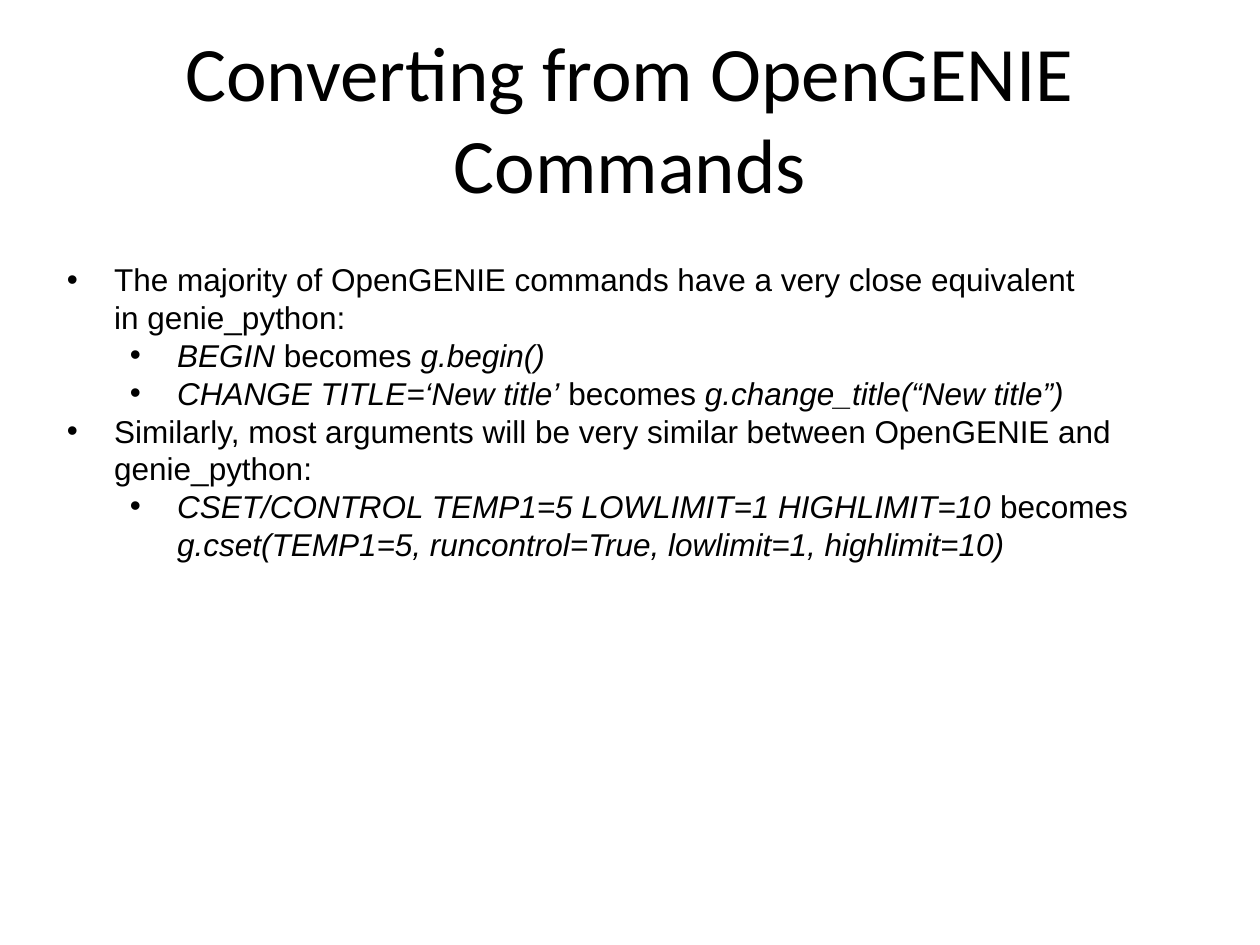
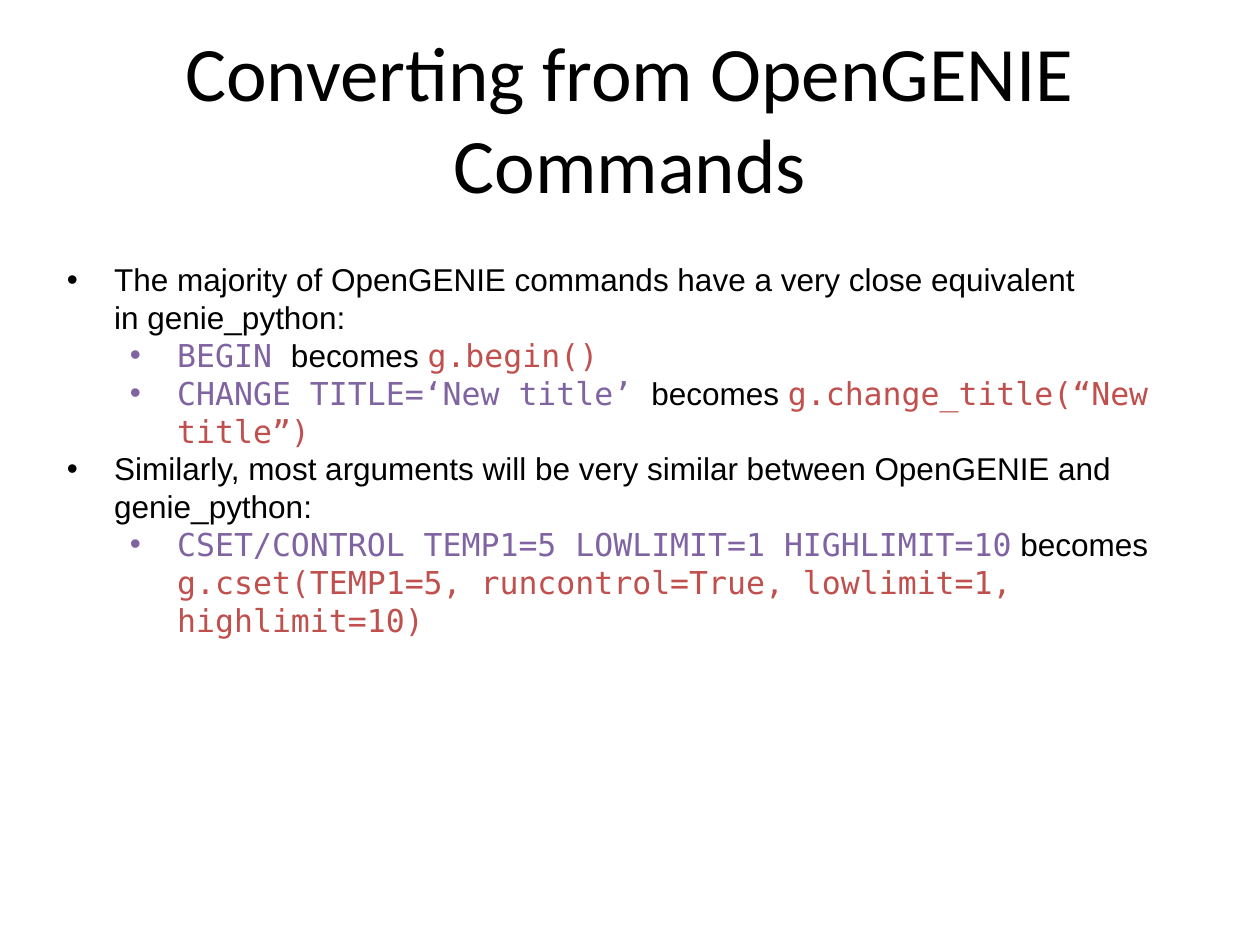
Before and after one commit to ISISComputingGroup/ibex_user_manual, a slide deck: slide 28 of genie_python_and_ibex/genie_python_and_ibex.pptx (slide 29 before the commit). Drawn at 1260x945 pixels with LibreOffice and Linux fonts; fonts in the diff are those of the drawing; background and template pictures are left out. Boxes give left, top, right and bottom in pixels: in the first picture for what was removed or moved away, otherwise in the second. Text is boxed around its words. In the diff, an @@ line names an element or a change of style, - is before the commit and + after.

Commit message:
Add text formatting to PPT to make it clearer

```diff
--- a/genie_python_and_ibex/genie_python_and_ibex.pptx
+++ b/genie_python_and_ibex/genie_python_and_ibex.pptx
@@ text at [177,343,1148,639]: font Arial to DejaVu Sans Mono, italic off in "BEGIN g.begin()", "CHANGE TITLE=‘New title’ g.change_title(“New title”)", "CSET/CONTROL TEMP1=5 LOWLIMIT=1 HIGHLIMIT=10 g.cset(TEMP1=5, ..."; text colour #000000 to #8064A2 in "BEGIN", "CHANGE TITLE=‘New title’", "CSET/CONTROL TEMP1=5 LOWLIMIT=1 HIGHLIMIT=10"; text colour #000000 to #C0504D in "g.begin()", "g.change_title(“New title”)", "g.cset(TEMP1=5, runcontrol=True, lowlimit=1, highlimit=10)" @@
```
Also in this commit, not shown: 14 other slides changed, 1 slide removed.
